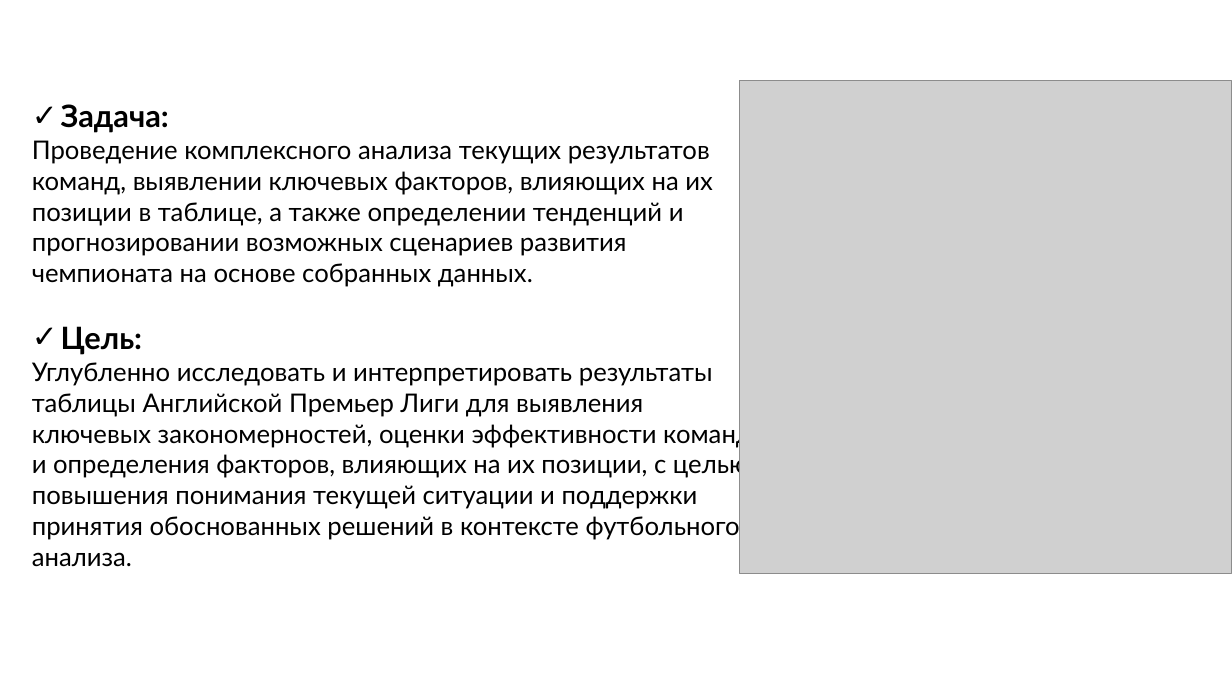
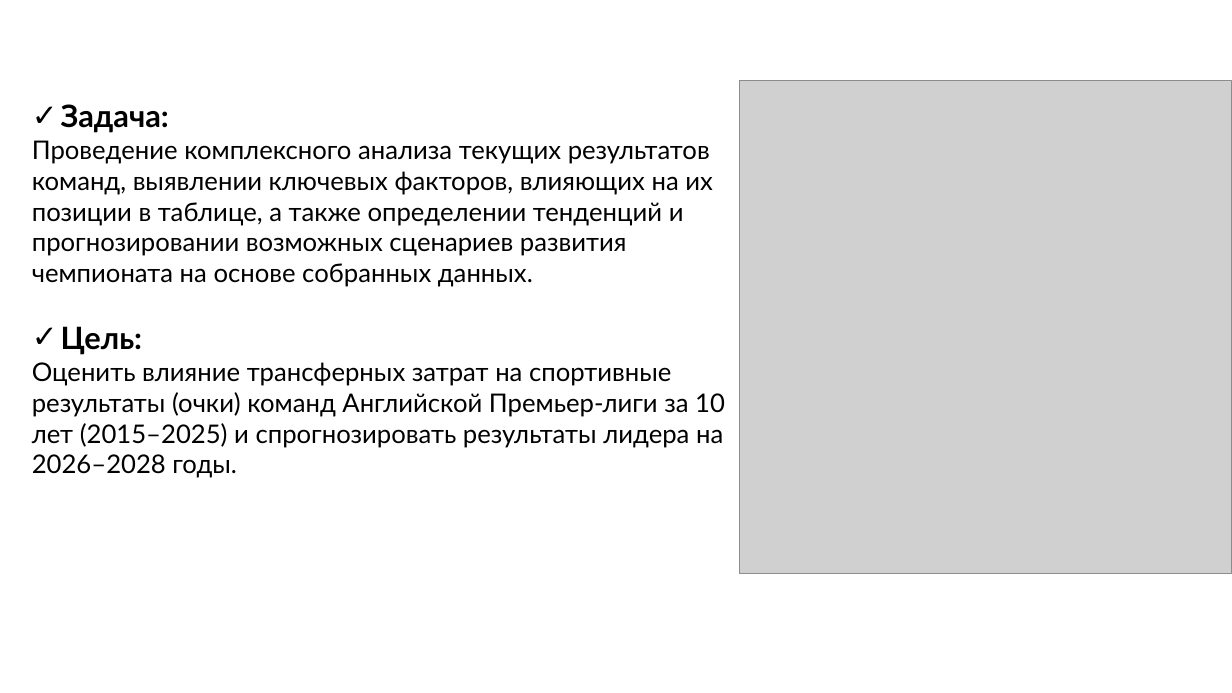
Before and after one commit to dimasultan/APL, a slide deck: slide 2 of АПЛ.pptx. Drawn at 1232x693 pixels with LibreOffice and Linux fonts; fonts in the diff are those of the drawing; grey boxes stand for pictures. Boxes give left, top, right and bottom in pixels: in the first picture for what was removed or moved away, otherwise in the second. Text is boxed around its words. In the diff, an @@ line names an element or a change of style, - is before the commit and + after.

```diff
--- a/АПЛ.pptx
+++ b/АПЛ.pptx
@@ text at (32, 362, 725, 478): text changed @@
-Углубленно исследовать и интерпретировать результаты таблицы Английской Премьер Лиги для выявления ключевых закономерностей, оценки эффективности команд и определения факторов, влияющих на их позиции, с целью повышения понимания текущей ситуации и поддержки принятия обоснованных решений в контексте футбольного анализа.
+Оценить влияние трансферных затрат на спортивные результаты (очки) команд Английской Премьер-лиги за 10 лет (2015–2025) и спрогнозировать результаты лидера на 2026–2028 годы.
```
Also in this commit, not shown: 1 other slide changed, 16 slides added.
